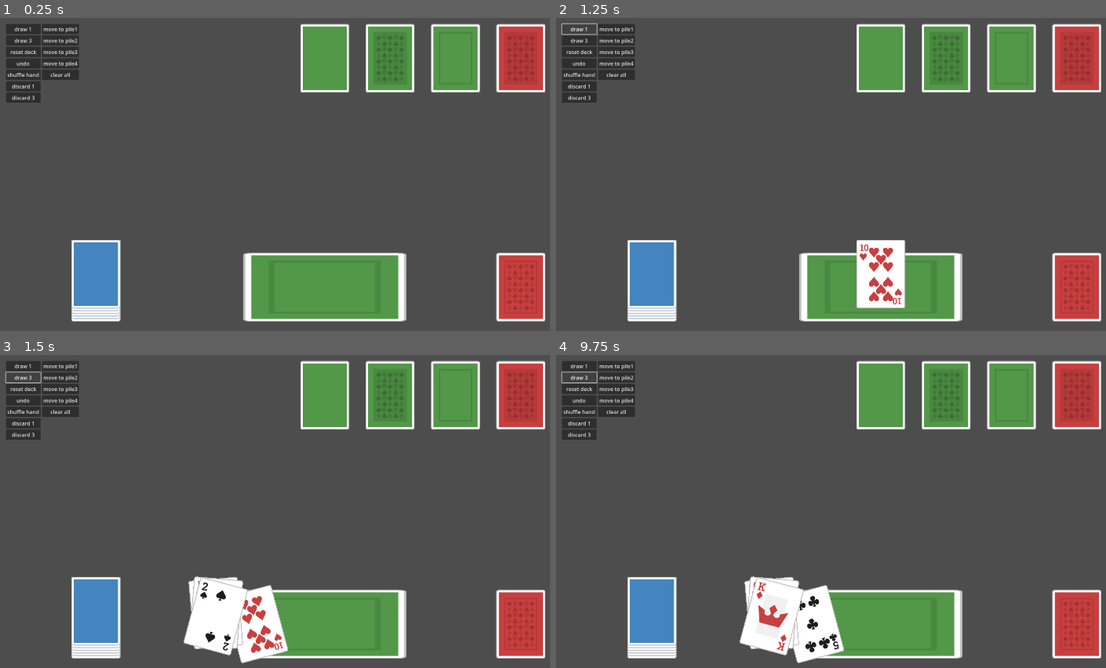
Above: before the commit, frames 1-4 (two rows, left to right).
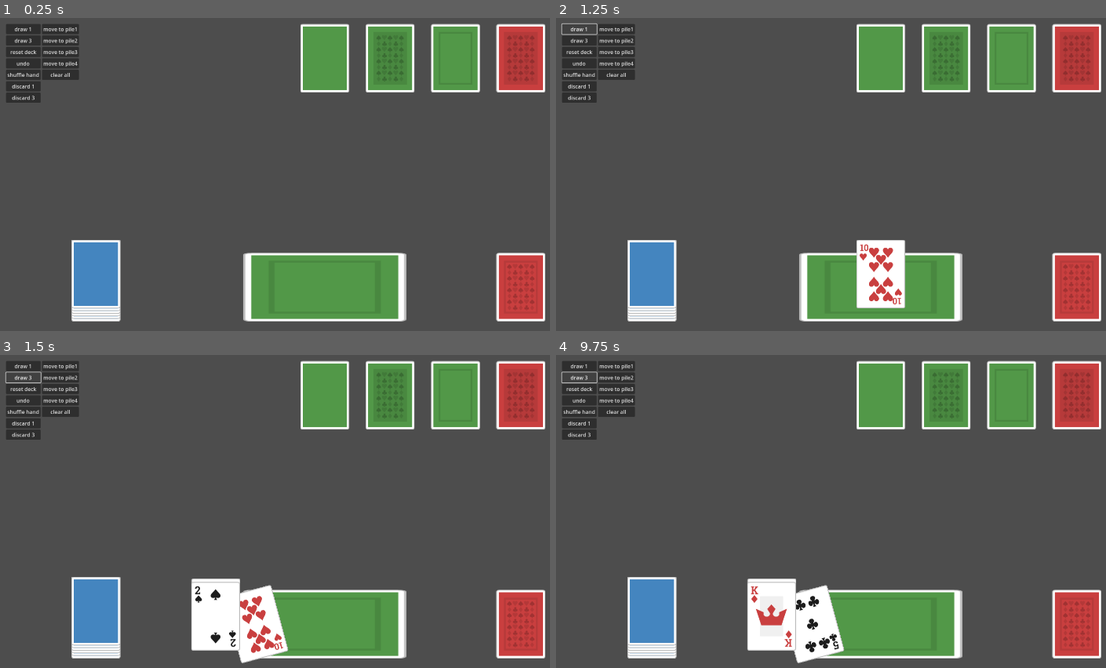
Above: after the commit, the same moments.

Repository: emabrey/card-framework
Game: Godot game, scene res://example1/example1.tscn
Two runs of this game, one before a commit and one after it. Both use one fixed random seed, a clock stepped at 60 frames per second and the inputs below. This scene is started directly instead of the project's main scene.
Inputs:
- Up to frame 1 (0.25 s): no input
- Up to frame 2 (1.25 s): click "draw 1" at 0.5 s
- Up to frame 3 (1.5 s): click "draw 3" at 1.25 s
- Up to frame 4 (9.75 s): click "undo" at 2 s; click "shuffle hand" at 2.75 s; click "discard 1" at 3.5 s; click "discard 3" at 4.25 s; click "move to pile1" at 5 s; click "move to pile2" at 5.75 s; click "move to pile3" at 6.5 s; click "move to pile4" at 7.25 s; click "clear all" at 8 s; click "draw 1" at 8.75 s; click "draw 3" at 9.5 s

Frames 1-2 are identical in both runs. In frame 3, 0.7% of the frame differs, in the area x 33-45%, y 70-96%; in frame 4, 0.8%.

Commit message:
feat: simplify card movement logic and add rotation handling

Diff:
--- a/addon/card_framework/card.gd
+++ b/addon/card_framework/card.gd
@@ -36,7 +36,6 @@
 var destination_as_local: Vector2
 var destination_degree: float
 var target_container: CardContainer
-var is_destination_set := true
 
 static var hovering_card_count := 0
 
@@ -67,9 +66,7 @@
 		global_position = get_global_mouse_position() - current_holding_mouse_position
 
 	if is_moving_to_destination:
-		if is_destination_set:
-			_set_destination()
-			is_destination_set = false
+		_set_destination()
 
 		var new_position = position.move_toward(destination_as_local, return_speed * delta)
 
@@ -79,11 +76,10 @@
 			is_moving_to_destination = false
 			end_hovering(false)
 			z_index = stored_z_index
-			#card_container.update_card_ui()
+			rotation = destination_degree
 			mouse_filter = Control.MOUSE_FILTER_STOP
-			is_destination_set = true
-			if target_container != null:
-				target_container = null
+			card_container.on_card_move_done(self)
+			target_container = null
 		else:
 			position = new_position
 
@@ -98,14 +94,11 @@
 	is_moving_to_destination = true
 
 
-func move(target_destination: Vector2):
+func move(target_destination: Vector2, degree: float):
 	rotation = 0
+	destination_degree = degree
 	is_moving_to_destination = true
 	self.destination = target_destination
-
-
-func move_rotation(degree: float):
-	destination_degree = degree
 
 
 func start_hovering():
@@ -164,6 +157,9 @@
 		if mouse_event.button_index != MOUSE_BUTTON_LEFT:
 			return
 
+		if is_moving_to_destination:
+			return
+
 		if mouse_event.is_pressed():
 			is_clicked = true
 			CardFrameworkSignalBus.card_clicked.emit(self)
@@ -180,5 +176,4 @@
 	var t = get_global_transform().affine_inverse()
 	var local_position = (t.x * destination.x) + (t.y * destination.y) + t.origin
 	destination_as_local = local_position + position
-	rotation = destination_degree
 	z_index = stored_z_index + HOLDING_Z_INDEX
--- a/addon/card_framework/card_container.gd
+++ b/addon/card_framework/card_container.gd
@@ -158,6 +158,10 @@
 	_update_target_positions()
 
 
+func on_card_move_done(_card: Card):
+	pass
+
+
 func _update_target_z_index():
 	pass
 
--- a/addon/card_framework/hand.gd
+++ b/addon/card_framework/hand.gd
@@ -41,10 +41,8 @@
 
 
 func _update_target_positions():
-	print("update start")
 	for i in _held_cards.size():
 		var card = _held_cards[i]
-		print("update: %s" % card.get_string())
 		var hand_ratio = 0.5
 		if _held_cards.size() > 1:
 			hand_ratio = float(i) / float(_held_cards.size() - 1)
@@ -54,8 +52,9 @@
 		target_pos.x += (i + 1) * card_spacing - max_hand_spread / 2.0
 		if hand_vertical_curve:
 			target_pos.y -= hand_vertical_curve.sample(hand_ratio)
+		var target_rotation = 0
 		if hand_rotation_curve:
-			card.move_rotation(deg_to_rad(hand_rotation_curve.sample(hand_ratio)))
-		card.move(target_pos)
+			target_rotation = deg_to_rad(hand_rotation_curve.sample(hand_ratio))
+		card.move(target_pos, target_rotation)
 		card.show_front = card_face_up
 		card.can_be_interact_with = true
--- a/addon/card_framework/pile.gd
+++ b/addon/card_framework/pile.gd
@@ -51,8 +51,7 @@
 		var offset = _calculate_offset(i)
 		var target_pos = position + offset
 		card.show_front = card_face_up
-		card.move_rotation(0)
-		card.move(target_pos)
+		card.move(target_pos, 0)
 
 		if not allow_card_movement:
 			card.can_be_interact_with = false
